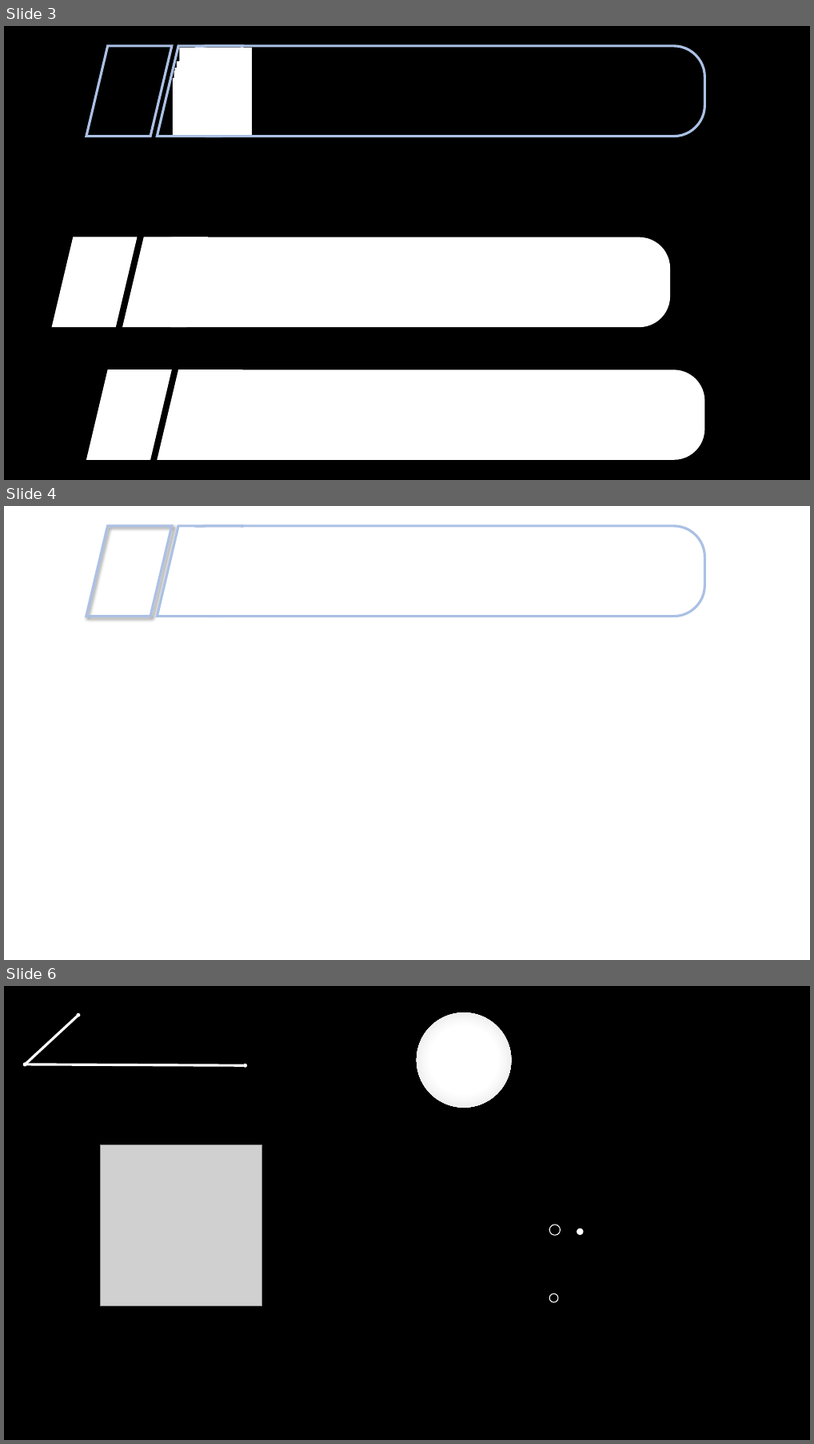
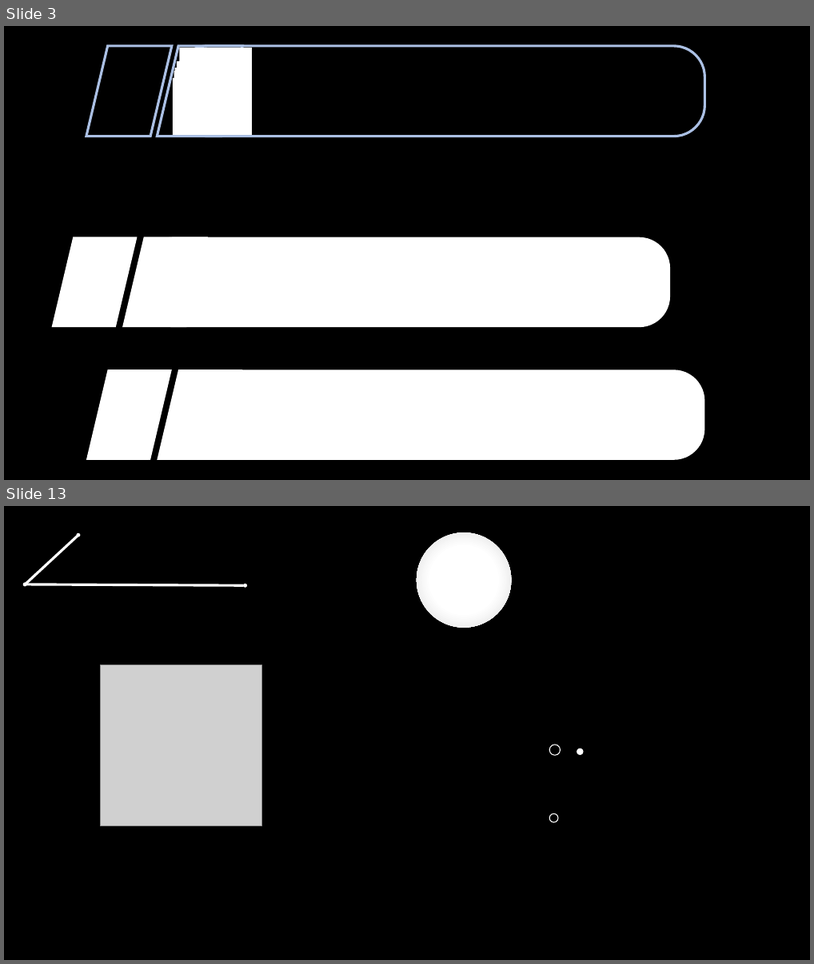
Before and after one commit to YuukiReiya/RhythmGame, a slide deck: resource.pptx. Shown one above the other, each under a label of ours: slides 3, 4 and 6 before the commit, slides 3 and 13 after it; the slides between them are not shown. The pictures are 814x1444 and 814x964 pixels, drawn with LibreOffice and Linux fonts; fonts in the diff are those of the drawing; grey boxes stand for pictures; background and template pictures are left out. Boxes give left, top, right and bottom in pixels: in the first picture for what was removed or moved away, otherwise in the second. Text is boxed around its words. In the diff, an @@ line names an element or a change of style, - is before the commit and + after.

```diff
--- a/resource.pptx
+++ b/resource.pptx
@@ slide 4 removed at [4, 506, 810, 960], background #FFFFFF @@
@@ parallelogram removed at [86, 526, 171, 616] @@
@@ parallelogram removed at [157, 526, 242, 616] @@
@@ rounded rectangle removed at [177, 526, 706, 616] @@
@@ group removed at [173, 528, 252, 615]: 5 rectangles @@
@@ parallelogram removed at [122, 716, 208, 807] @@
@@ rounded rectangle removed at [142, 717, 670, 808] @@
@@ parallelogram removed at [86, 850, 171, 940] @@
@@ parallelogram removed at [157, 850, 242, 940] @@
@@ rounded rectangle removed at [177, 850, 706, 940] @@
@@ what was slide 6 is now slide 13 @@
```
Also in this commit, not shown: 8 slides added.
